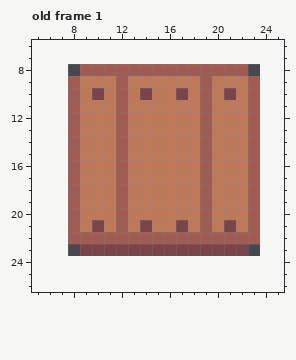
Pixel-art file: Game/Content/Scene/Items/Wooden Crate/Sprite.ase. That is the earlier state.
16x16 pixels, 1 frame. Shown: old frame 1: x 5..25, y 6..26. The old version is drawn lined up with the new one, on the new canvas. The commit also changed other frames, which this record leaves out.
And afterwards:
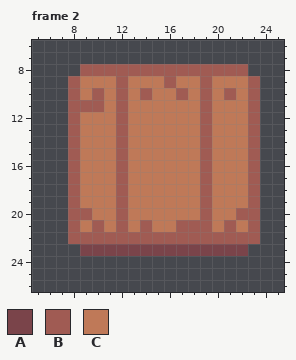
Palette (. is transparent): A #7a444a  B #a05b53  C #bf7958
A new or re-ordered frame is compared with the old frame closest to it.
From old to new:
canvas 16x16 -> 32x32, the old top-left corner now at 8,8
frames 1 -> 4
Frame 2 is new; against old frame 1:
y 9: x 16 C -> B
y 10: x 10 A -> B; x 14 A -> B; x 17 A -> B; x 21 A -> B
y 11: x 9..10 CC -> BB
y 20: x 9 C -> B; x 22 C -> B
y 21: x 10 A -> B; x 14 A -> B; x 17..18 AC -> BB; x 21 A -> B
Where, in picture pixels (left, top, right, bottom), the same in both pictures:
changed: (140, 76, 236, 100)
changed: (80, 88, 104, 112)
changed: (80, 208, 104, 232)
changed: (140, 208, 248, 232)
